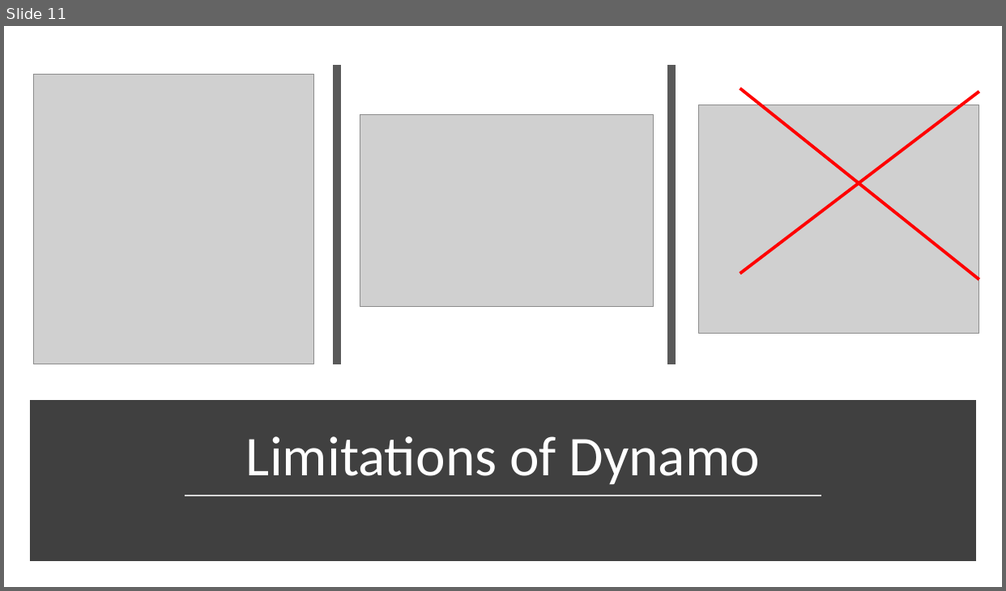
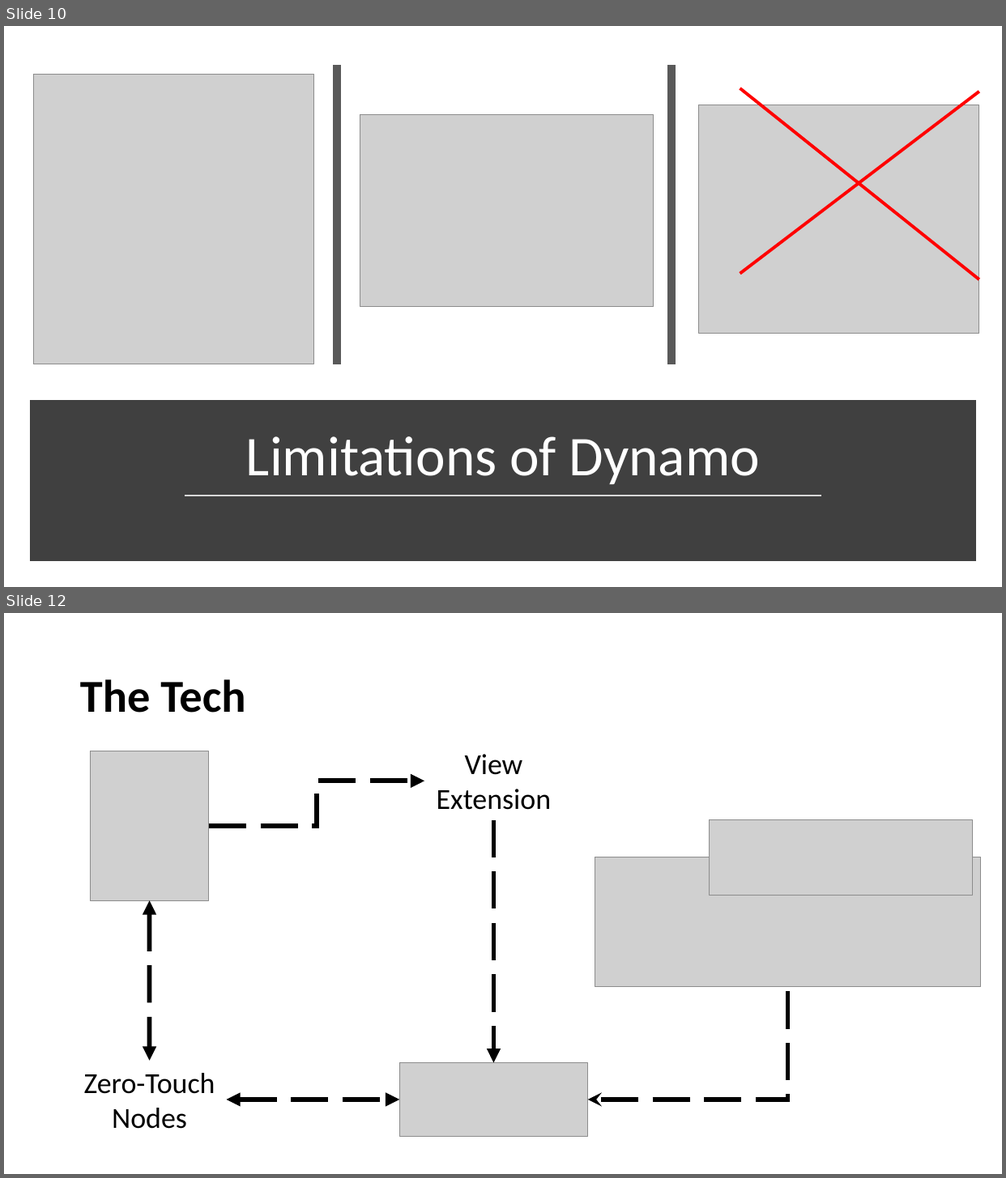
Before and after one commit to SHKnudsen/Pandamo, a slide deck: UKDUG_Pandamo/Pandamo – Data Science for Dynamo.pptx. Shown one above the other, each under a label of ours: slide 11 before the commit, slides 10 and 12 after it; the slides between them are not shown. The pictures are 1006x591 and 1006x1178 pixels, drawn with LibreOffice and Linux fonts; fonts in the diff are those of the drawing; grey boxes stand for pictures. Boxes give left, top, right and bottom in pixels: in the first picture for what was removed or moved away, otherwise in the second. Text is boxed around its words. In the diff, an @@ line names an element or a change of style, - is before the commit and + after.

```diff
--- a/UKDUG_Pandamo/Pandamo – Data Science for Dynamo.pptx
+++ b/UKDUG_Pandamo/Pandamo – Data Science for Dynamo.pptx
@@ slide 12 added at (x1=4, y1=613, x2=1002, y2=1174), background #FFFFFF @@
@@ title added at (x1=80, y1=679, x2=245, y2=713), 44 pt, text #000000, bold @@
+The Tech
@@ picture added at (x1=90, y1=752, x2=209, y2=901) @@
@@ text added at (x1=437, y1=754, x2=551, y2=810), 28 pt, text #000000 @@
+View Extension
@@ elbow arrow added from (209, 826) to (424, 781), #000000 4.5 pt dashed @@
@@ arrow added from (493, 820) to (493, 1063), #000000 4.5 pt dashed @@
@@ picture added at (x1=710, y1=820, x2=972, y2=896) @@
@@ picture added at (x1=595, y1=857, x2=981, y2=987) @@
@@ double arrow added from (149, 901) to (149, 1061), #000000 4.5 pt dashed @@
@@ elbow arrow added from (788, 987) to (588, 1100), #000000 4.5 pt dashed @@
@@ text added at (x1=84, y1=1073, x2=215, y2=1129), 28 pt, text #000000 @@
+Zero-Touch Nodes
@@ picture added at (x1=399, y1=1063, x2=588, y2=1137) @@
@@ double arrow added from (226, 1100) to (399, 1100), #000000 4.5 pt dashed @@
@@ what was slide 11 is now slide 10 @@
```
Also in this commit, not shown: 2 slides changed, 1 slide removed, 7 other files.
